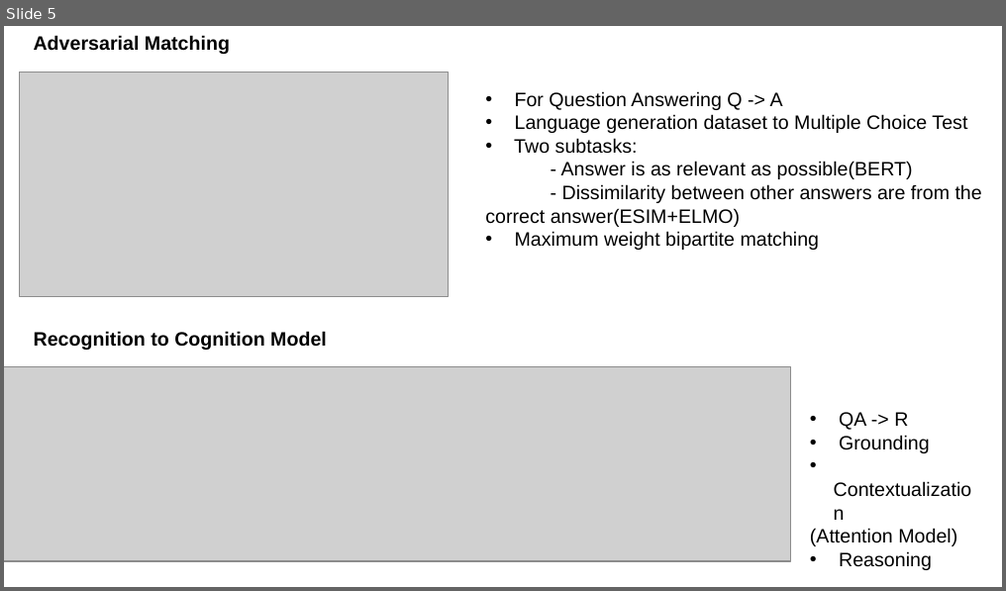
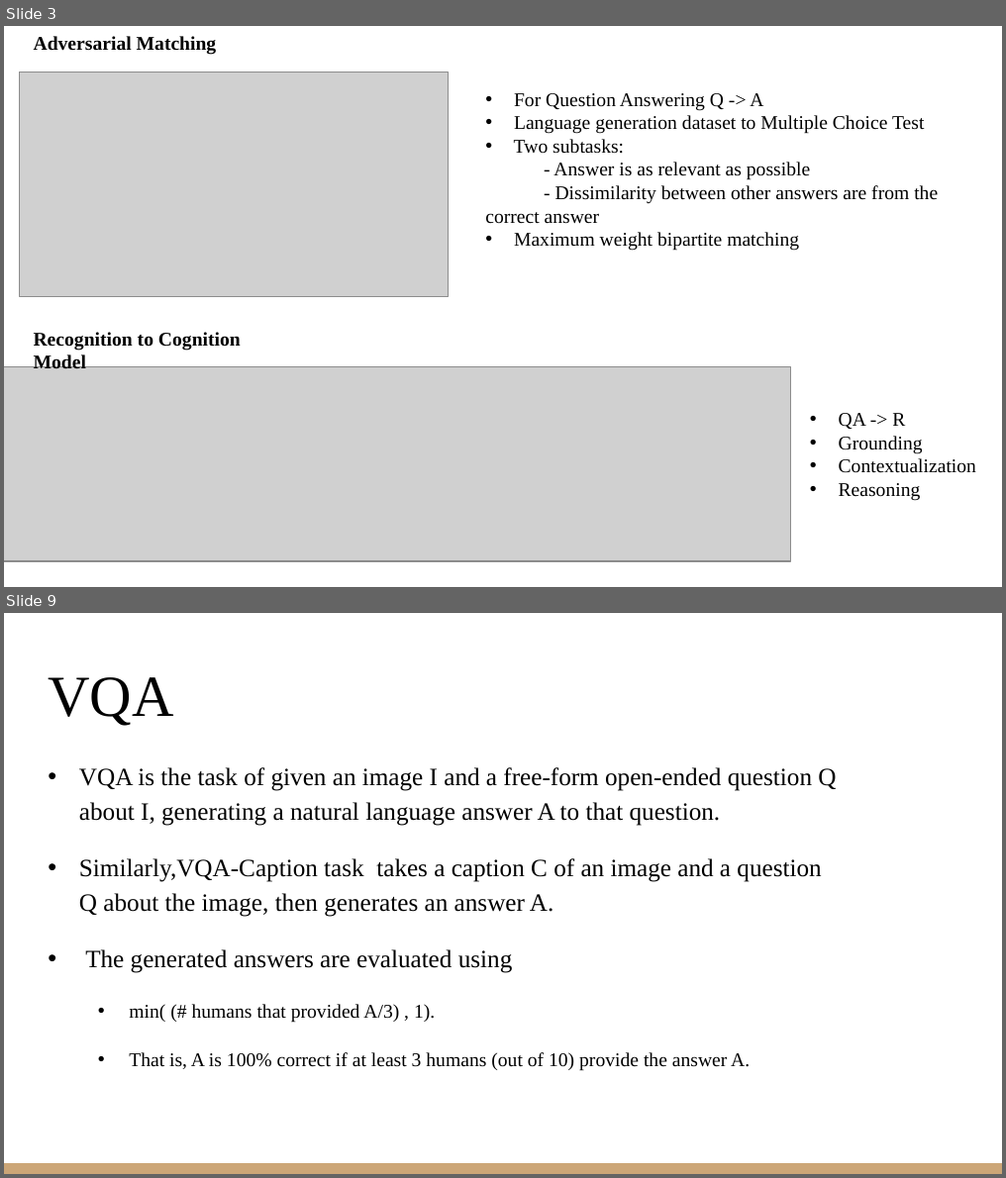
Before and after one commit to VarunBohara/Mini-Project-Documents, a slide deck: Literature Survey 2.pptx. Shown one above the other, each under a label of ours: slide 5 before the commit, slides 3 and 9 after it; the slides between them are not shown. The pictures are 1006x591 and 1006x1178 pixels, drawn with LibreOffice and Linux fonts; fonts in the diff are those of the drawing; grey boxes stand for pictures. Boxes give left, top, right and bottom in pixels: in the first picture for what was removed or moved away, otherwise in the second. Text is boxed around its words. In the diff, an @@ line names an element or a change of style, - is before the commit and + after.

```diff
--- a/Literature Survey 2.pptx
+++ b/Literature Survey 2.pptx
@@ slide 9 added at (4, 613, 1002, 1174), background #FFFFFF @@
@@ title added at (48, 677, 173, 726), 42 pt, text #000000 @@
+VQA
@@ text added at (79, 767, 836, 1071), 18 pt, text #000000 @@
+• VQA is the task of given an image I and a free-form open-ended question Q
+  about I, generating a natural language answer A to that question.
+• Similarly,VQA-Caption task takes a caption C of an image and a question
+  Q about the image, then generates an answer A.
+• The generated answers are evaluated using
+  • min( (# humans that provided A/3) , 1).
+  • That is, A is 100% correct if at least 3 humans (out of 10) provide the answer A.
@@ rectangle added at (4, 1163, 1002, 1174), fill #CCA677 @@
@@ what was slide 5 is now slide 3 @@
@@ slide 3 changed as well @@
@@ text at (514, 93, 924, 251): font Arial to Times New Roman in "For Question Answering Q -> A", "Language generation dataset to Multiple Choice Test", "Two subtasks:", "Maximum weight bipartite matching" @@
@@ text at (485, 162, 938, 224): text changed; font Arial to Times New Roman @@
-- Answer is as relevant as possible(BERT)
-- Dissimilarity between other answers are from the correct answer(ESIM+ELMO)
+- Answer is as relevant as possible
+- Dissimilarity between other answers are from the correct answer
@@ font Arial to Times New Roman in 3 elements at (34, 36, 217, 55), (34, 332, 241, 369), (839, 413, 976, 501) @@
@@ text at (810, 528, 957, 547): paragraph removed @@
-(Attention Model)
```
Also in this commit, not shown: 1 other slide changed, 13 other slides added, 9 slides removed.
